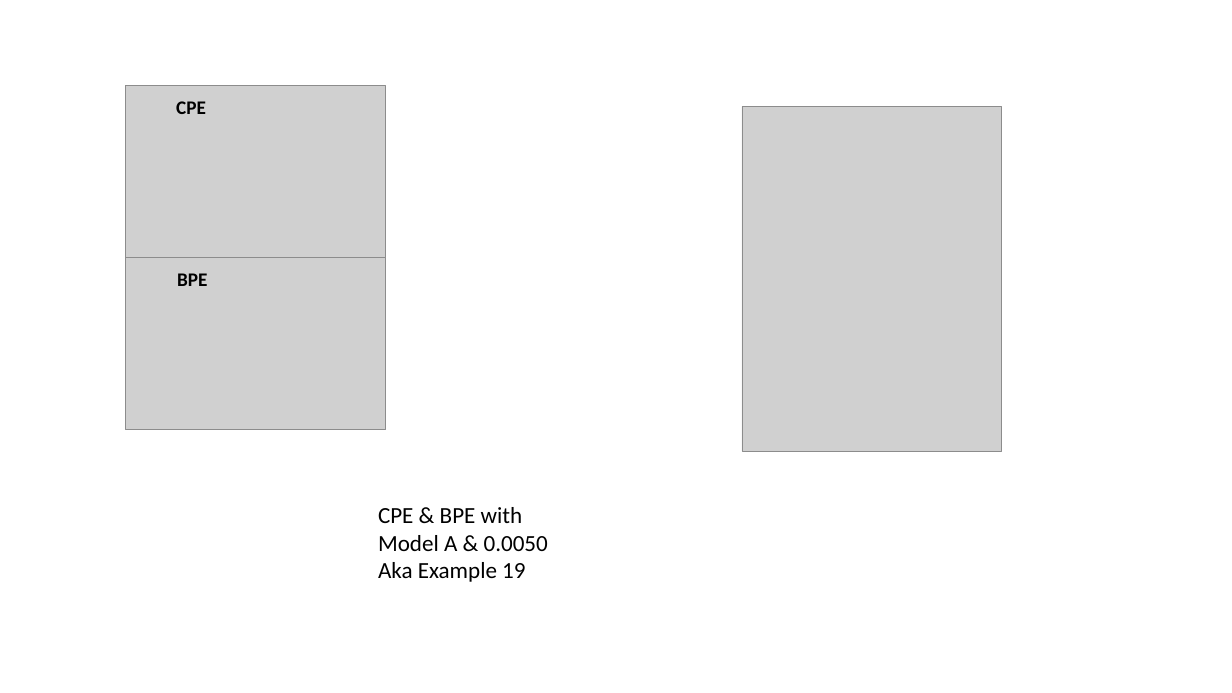
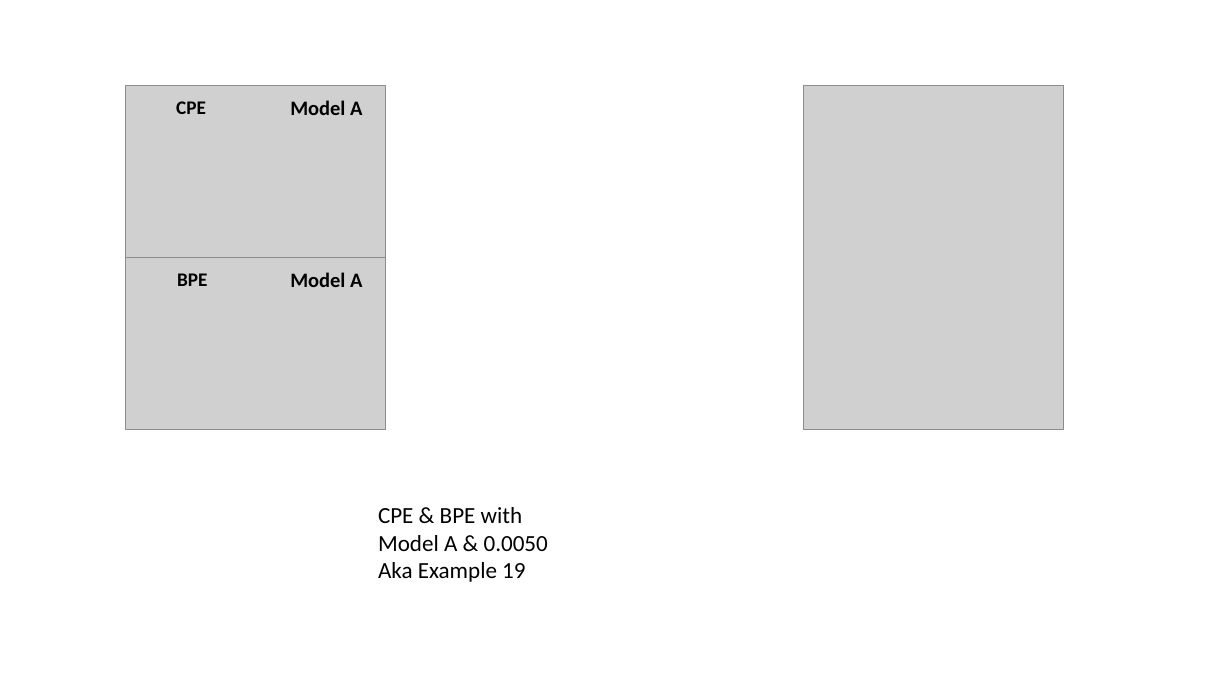
Before and after one commit to AdityaSavara/PEUQSE, a slide deck: slide 5 of Examples/Example19/0-ConsolidatedResultsExample19toExample21_optimized_map_mcmc_images.pptx. Drawn at 1232x693 pixels with LibreOffice and Linux fonts; fonts in the diff are those of the drawing; grey boxes stand for pictures. Boxes give left, top, right and bottom in pixels: in the first picture for what was removed or moved away, otherwise in the second. Text is boxed around its words. In the diff, an @@ line names an element or a change of style, - is before the commit and + after.

```diff
--- a/Examples/Example19/0-ConsolidatedResultsExample19toExample21_optimized_map_mcmc_images.pptx
+++ b/Examples/Example19/0-ConsolidatedResultsExample19toExample21_optimized_map_mcmc_images.pptx
@@ picture: place and size @@
-picture at box(742, 106, 1002, 451)
+picture at box(804, 85, 1064, 430)
@@ text added at box(290, 100, 362, 115), 16 pt, text #000000, bold @@
+Model A
@@ text added at box(290, 272, 362, 287), 16 pt, text #000000, bold @@
+Model A
```
Also in this commit, not shown: 5 other slides changed, 24 other files.
